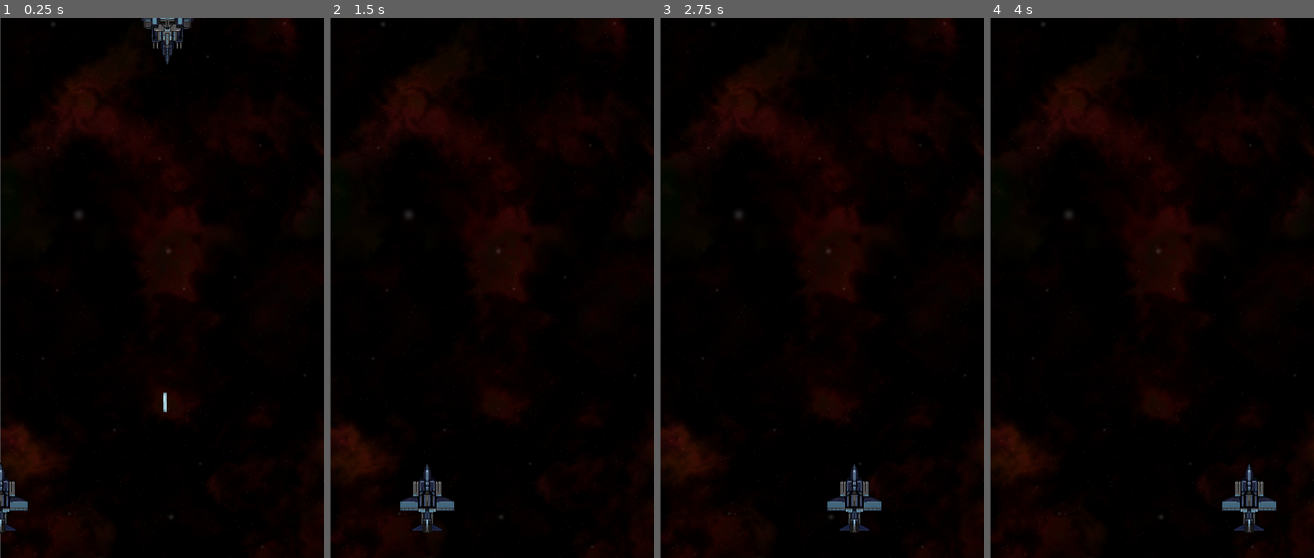
Above: before the commit, frames 1-4 (left to right).
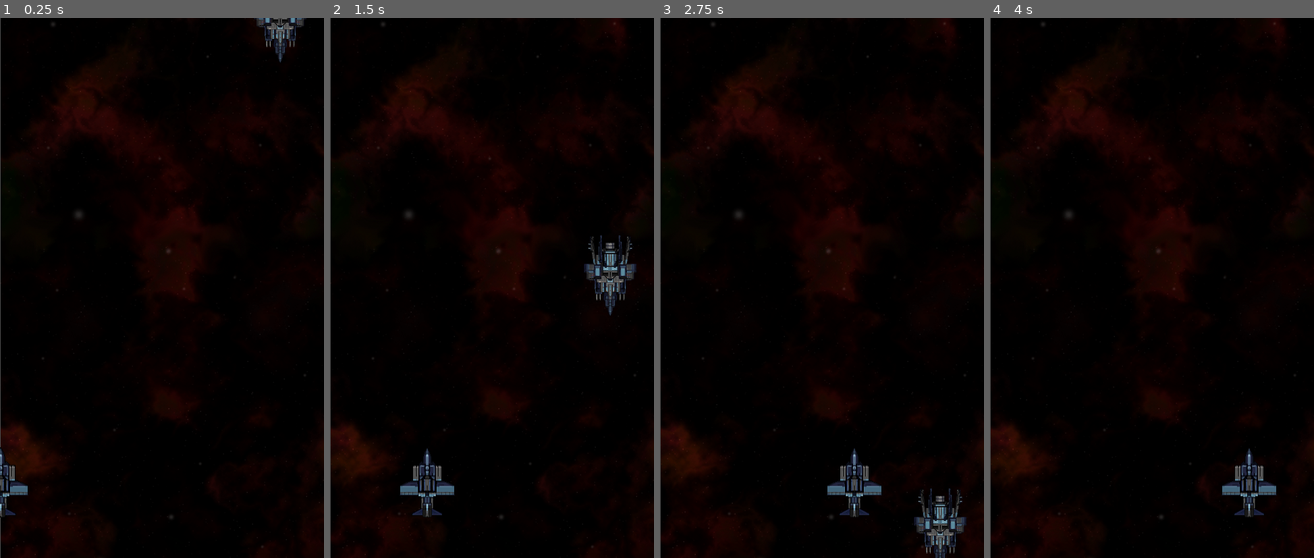
Above: after the commit, the same moments.

Repository: vazquezj/C220_Shmup
Game: Godot game, scene res://Main.tscn
Same seed, same stepped clock (60 frames per second), same inputs: the game is played once before the commit and once after it.
Inputs (mouse positions are in pixels of both pictures, inside the frame that each line leads up to):
- Up to frame 1 (0.25 s): no input
- Up to frame 2 (1.5 s): move the mouse to (563, 261) at 0.52 s; move the mouse to (427, 315) at 1.27 s
- Up to frame 3 (2.75 s): move the mouse to (854, 169) at 2.02 s
- Up to frame 4 (4 s): move the mouse to (1135, 396) at 2.77 s; tap Enter at 3.5 s; move the mouse to (1249, 369) at 3.52 s

The runs differ from the first frame. In frame 1, 1.7% of the frame differs, in the area x 0-95%, y 0-96%; in frame 2, 2.2%, in the area x 21-95%, y 40-96%; in frame 3, 2.1%; in frame 4, 1.2%.

Commit message:
9-10-17 Milestone 2 Done!

Diff:
--- a/Empty_2D_project/Main.tscn
+++ b/Empty_2D_project/Main.tscn
@@ -1,13 +1,13 @@
-[gd_scene load_steps=11 format=2]
+[gd_scene load_steps=12 format=2]
 
 [ext_resource path="res://Main.gd" type="Script" id=1]
 [ext_resource path="res://graphics/GalaxyBackgroundSprite.png" type="Texture" id=2]
-[ext_resource path="res://graphics/PlayerSprite.png" type="Texture" id=3]
-[ext_resource path="res://Player.gd" type="Script" id=4]
-[ext_resource path="res://Laser.gd" type="Script" id=5]
-[ext_resource path="res://graphics/LaserSprite.png" type="Texture" id=6]
-[ext_resource path="res://Enemy.gd" type="Script" id=7]
-[ext_resource path="res://graphics/EnemySprite.png" type="Texture" id=8]
+[ext_resource path="res://Laser.gd" type="Script" id=3]
+[ext_resource path="res://graphics/LaserSprite.png" type="Texture" id=4]
+[ext_resource path="res://Enemy.gd" type="Script" id=5]
+[ext_resource path="res://graphics/EnemySprite.png" type="Texture" id=6]
+[ext_resource path="res://Player.gd" type="Script" id=7]
+[ext_resource path="res://graphics/PlayerSprite.png" type="Texture" id=8]
 
 [sub_resource type="RectangleShape2D" id=1]
 
@@ -15,6 +15,11 @@
 extents = Vector2( 10, 10 )
 
 [sub_resource type="RectangleShape2D" id=2]
+
+custom_solver_bias = 0.0
+extents = Vector2( 10, 10 )
+
+[sub_resource type="RectangleShape2D" id=3]
 
 custom_solver_bias = 0.0
 extents = Vector2( 10, 10 )
@@ -28,15 +33,37 @@
 position = Vector2( 240.649, 269.354 )
 texture = ExtResource( 2 )
 
-[node name="Player" type="Sprite" parent="."]
-
-position = Vector2( 244.75, 711.426 )
-texture = ExtResource( 3 )
-script = ExtResource( 4 )
-
 [node name="Laser" type="Area2D" parent="."]
 
-position = Vector2( 244.476, 644.825 )
+position = Vector2( -45.2838, 685.636 )
+input_pickable = true
+gravity_vec = Vector2( 0, 1 )
+gravity = 98.0
+linear_damp = 0.1
+angular_damp = 1.0
+audio_bus_override = false
+audio_bus_name = "Master"
+script = ExtResource( 3 )
+__meta__ = {
+"_edit_group_": true
+}
+
+[node name="LaserSprite" type="Sprite" parent="Laser"]
+
+scale = Vector2( 2.22177, 2.22177 )
+texture = ExtResource( 4 )
+_sections_unfolded = [ "Transform" ]
+
+[node name="CollisionShape2D" type="CollisionShape2D" parent="Laser"]
+
+visible = false
+position = Vector2( 0.0433071, 0.479895 )
+scale = Vector2( 0.513862, 1.71288 )
+shape = SubResource( 1 )
+
+[node name="Enemy" type="Area2D" parent="."]
+
+position = Vector2( 415.221, -68.6845 )
 input_pickable = true
 gravity_vec = Vector2( 0, 1 )
 gravity = 98.0
@@ -49,21 +76,23 @@
 "_edit_group_": true
 }
 
-[node name="LaserSprite" type="Sprite" parent="Laser"]
+[node name="EnemySprite" type="Sprite" parent="Enemy"]
 
-scale = Vector2( 2.22177, 2.22177 )
+rotation = 3.14159
+scale = Vector2( 0.590839, 0.590839 )
 texture = ExtResource( 6 )
 _sections_unfolded = [ "Transform" ]
 
-[node name="CollisionShape2D" type="CollisionShape2D" parent="Laser"]
+[node name="CollisionShape2D" type="CollisionShape2D" parent="Enemy"]
 
-position = Vector2( 0.0433071, 0.479895 )
-scale = Vector2( 0.513862, 1.71288 )
-shape = SubResource( 1 )
+visible = false
+position = Vector2( 0.147951, -0.132158 )
+scale = Vector2( 4.12046, 6.14963 )
+shape = SubResource( 2 )
 
-[node name="Enemy" type="Area2D" parent="."]
+[node name="Player" type="Area2D" parent="."]
 
-position = Vector2( 247.895, -65.9638 )
+position = Vector2( 242.147, 688.35 )
 input_pickable = true
 gravity_vec = Vector2( 0, 1 )
 gravity = 98.0
@@ -72,21 +101,19 @@
 audio_bus_override = false
 audio_bus_name = "Master"
 script = ExtResource( 7 )
-__meta__ = {
-"_edit_group_": true
-}
 
-[node name="EnemySprite" type="Sprite" parent="Enemy"]
+[node name="PlayerSprite" type="Sprite" parent="Player"]
 
-rotation = 3.14159
-scale = Vector2( 0.590839, 0.590839 )
 texture = ExtResource( 8 )
 _sections_unfolded = [ "Transform" ]
 
-[node name="CollisionShape2D" type="CollisionShape2D" parent="Enemy"]
+[node name="CollisionShape2D" type="CollisionShape2D" parent="Player"]
 
-position = Vector2( 0.147951, -0.132158 )
-scale = Vector2( 4.12046, 6.14963 )
-shape = SubResource( 2 )
+visible = false
+position = Vector2( -0.198797, 0.766616 )
+scale = Vector2( 4.06381, 5.31656 )
+shape = SubResource( 3 )
 
 [connection signal="area_entered" from="Laser" to="Laser" method="_on_Laser_area_entered"]
+
+[connection signal="area_entered" from="Player" to="Player" method="_on_Player_area_entered"]
--- a/Empty_2D_project/Player.gd
+++ b/Empty_2D_project/Player.gd
@@ -1,4 +1,4 @@
-extends Sprite
+extends Area2D
 
 func _ready():
 	print("Player is alive!")
@@ -6,3 +6,6 @@
 
 func _process(delta):
 	self.position.x = get_global_mouse_position().x
+
+func _on_Player_area_entered( area ):
+	self.queue_free()
--- a/Empty_2D_project/project.godot
+++ b/Empty_2D_project/project.godot
@@ -1,6 +1,4 @@
 config_version=3
-
-config_version=null
 
 [application]
 
@@ -13,6 +11,11 @@
 window/size/width=480
 window/size/height=800
 
+[input]
+
+Shoot=[ Object(InputEventMouseButton,"resource_local_to_scene":false,"resource_name":"","device":0,"alt":false,"shift":false,"control":false,"meta":false,"command":false,"button_mask":0,"position":Vector2( 0, 0 ),"global_position":Vector2( 0, 0 ),"factor":1.0,"button_index":1,"pressed":false,"doubleclick":false,"script":null)
+ ]
+
 [rendering]
 
 environment/default_environment="res://default_env.tres"
